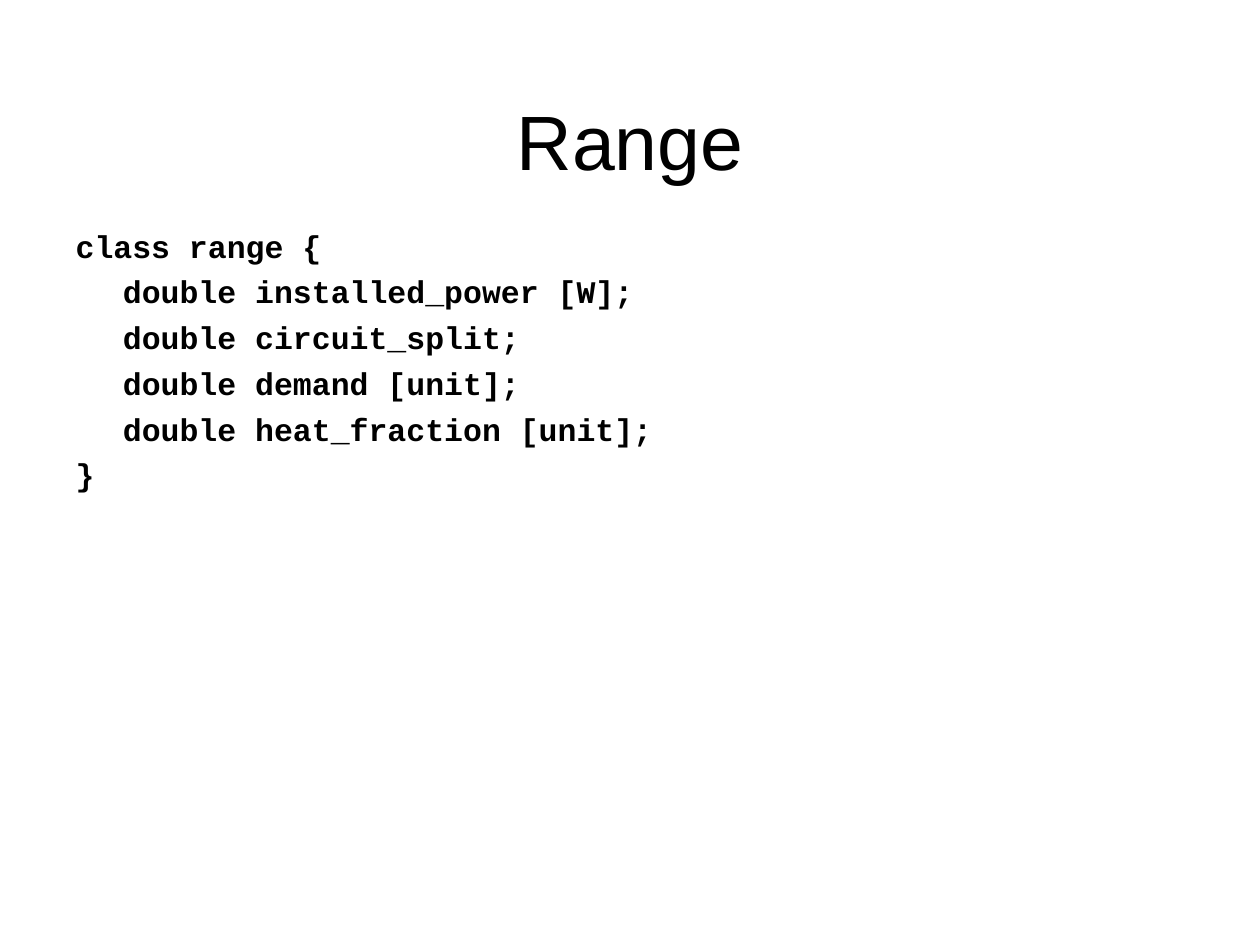
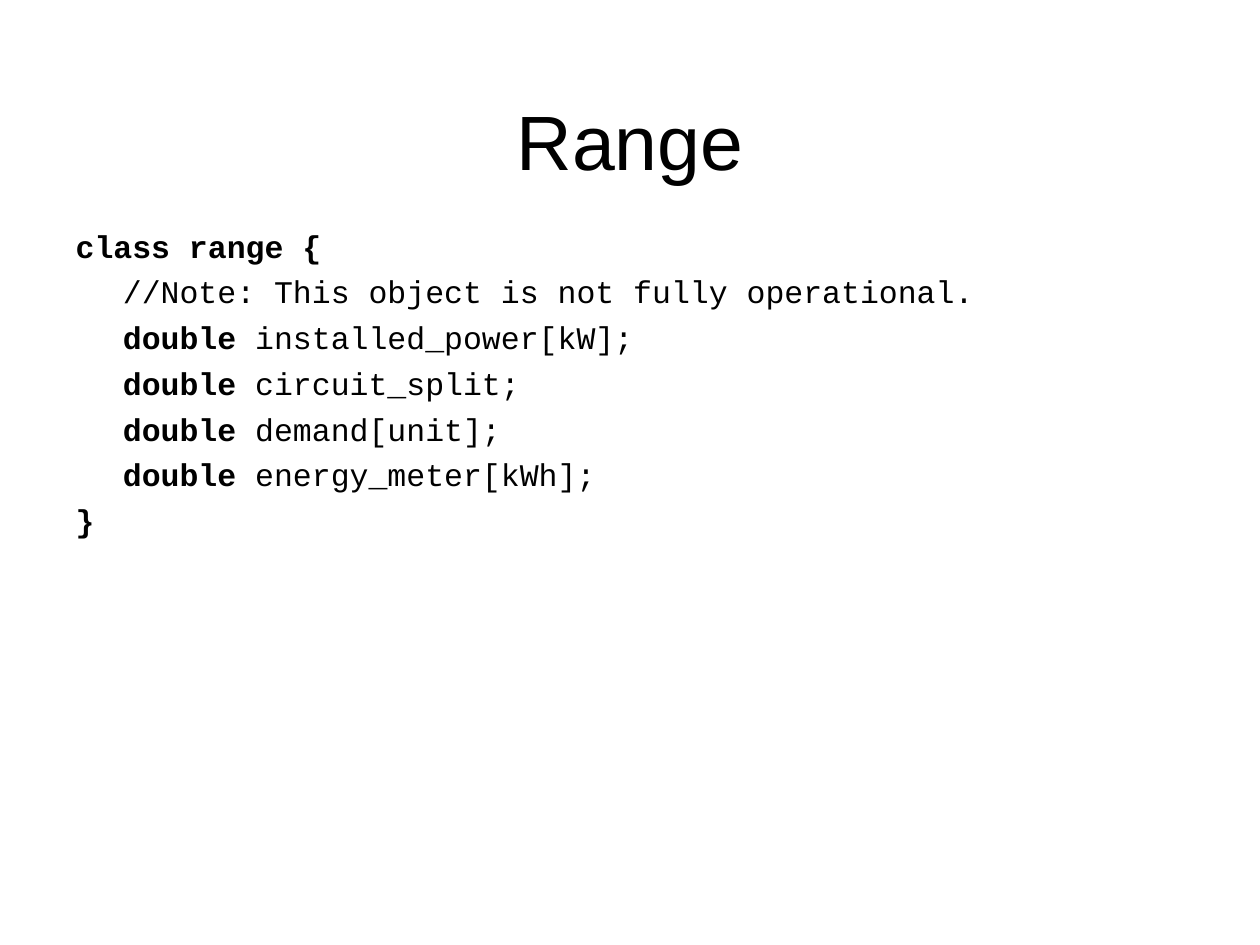
Before and after one commit to gridlab-d/course, a slide deck: slide 22 of Short_6_21_2010/4.4 - Residential.ppt (slide 20 before the commit). Drawn at 1260x945 pixels with LibreOffice and Linux fonts; fonts in the diff are those of the drawing; background and template pictures are left out. Boxes give left, top, right and bottom in pixels: in the first picture for what was removed or moved away, otherwise in the second. Text is boxed around its words. In the diff, an @@ line names an element or a change of style, - is before the commit and + after.

```diff
--- a/Short_6_21_2010/4.4 - Residential.ppt
+++ b/Short_6_21_2010/4.4 - Residential.ppt
@@ text at [123, 281, 974, 356]: text changed; bold off @@
-double installed_power [W];
+//Note: This object is not fully operational.
+double installed_power[kW];
@@ text at [123, 372, 520, 402]: bold off in "circuit_split;" @@
@@ text at [123, 418, 595, 493]: text changed; bold off @@
-double demand [unit];
-double heat_fraction [unit];
+double demand[unit];
+double energy_meter[kWh];
```
Also in this commit, not shown: 19 other slides changed, 7 slides added, 1 slide removed, 1 other file.
